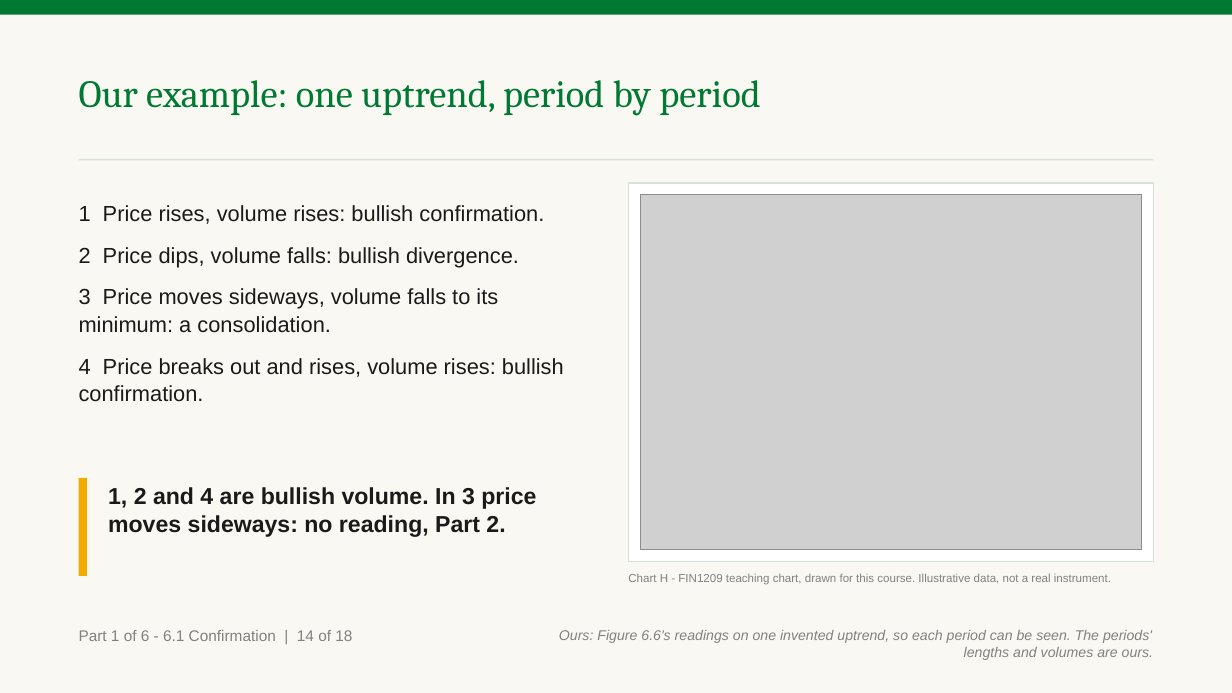
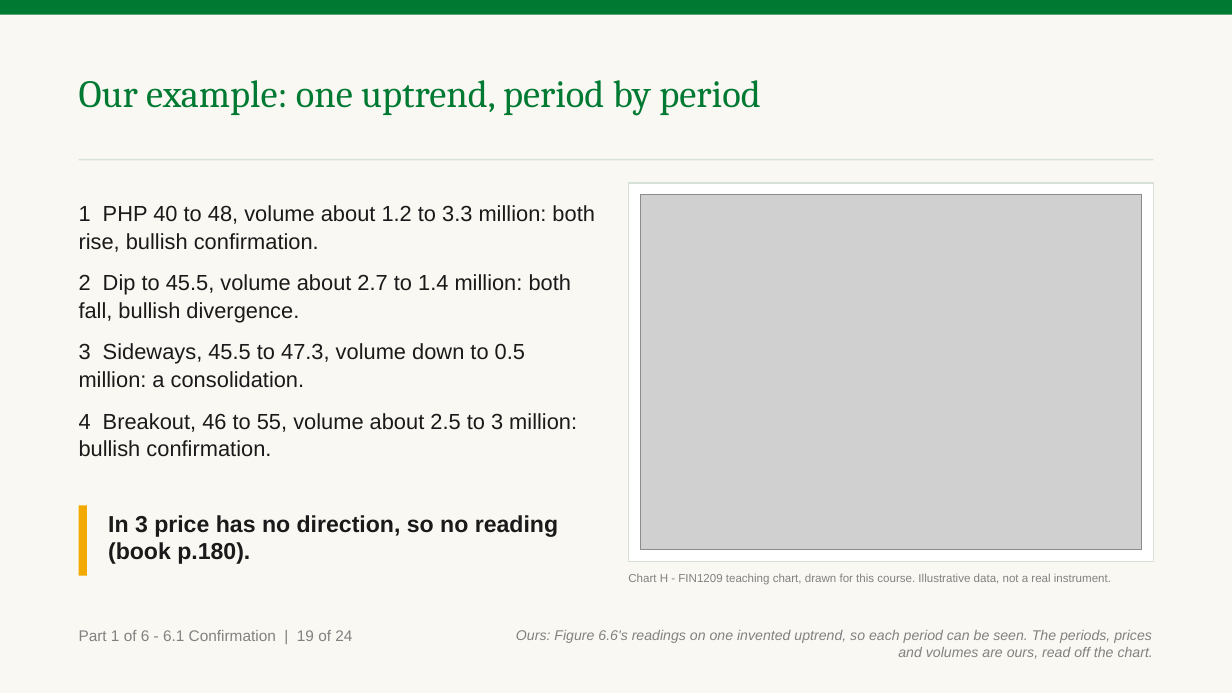
Before and after one commit to benjiesotelo-sudo/Telos_FIN1209, a slide deck: slide 24 of chapter-06/FIN1209-Chapter-06.pptx (slide 19 before the commit). Drawn at 1232x693 pixels with LibreOffice and Linux fonts; fonts in the diff are those of the drawing; grey boxes stand for pictures. Boxes give left, top, right and bottom in pixels: in the first picture for what was removed or moved away, otherwise in the second. Text is boxed around its words. In the diff, an @@ line names an element or a change of style, - is before the commit and + after.

```diff
--- a/chapter-06/FIN1209-Chapter-06.pptx
+++ b/chapter-06/FIN1209-Chapter-06.pptx
@@ text at [79,205,594,457]: text changed @@
-1 Price rises, volume rises: bullish confirmation.
-2 Price dips, volume falls: bullish divergence.
-3 Price moves sideways, volume falls to its minimum: a consolidation.
-4 Price breaks out and rises, volume rises: bullish confirmation.
+1 PHP 40 to 48, volume about 1.2 to 3.3 million: both rise, bullish confirmation.
+2 Dip to 45.5, volume about 2.7 to 1.4 million: both fall, bullish divergence.
+3 Sideways, 45.5 to 47.3, volume down to 0.5 million: a consolidation.
+4 Breakout, 46 to 55, volume about 2.5 to 3 million: bullish confirmation.
@@ rectangle: place and size @@
-rectangle at [79,478,87,576]
+rectangle at [79,506,87,576]
@@ text at [108,515,558,564]: text changed @@
-1, 2 and 4 are bullish volume. In 3 price moves sideways: no reading, Part 2.
+In 3 price has no direction, so no reading (book p.180).
@@ text at [79,630,352,641]: text changed @@
-Part 1 of 6 - 6.1 Confirmation | 14 of 18
+Part 1 of 6 - 6.1 Confirmation | 19 of 24
@@ text at [516,630,1153,659]: text changed @@
-Ours: Figure 6.6's readings on one invented uptrend, so each period can be seen. The periods' lengths and volumes are ours.
+Ours: Figure 6.6's readings on one invented uptrend, so each period can be seen. The periods, prices and volumes are ours, read off the chart.
```
Also in this commit, not shown: 21 other slides changed, 6 slides added, 3 other files.
